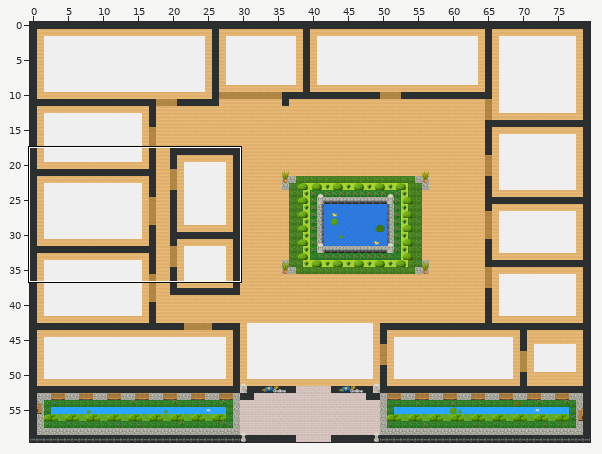
A Tiled map (JSON) gets an edit: maps/ar-office.tmj. The first picture is a wide view before the edit; the outline marks the close-up.
Close-up. First the earlier version:
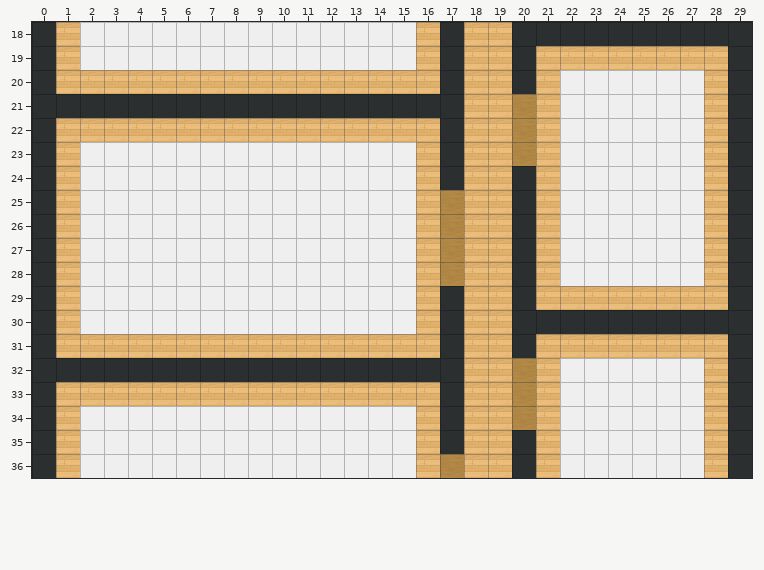
Cells are 32x32 px. Shown: x 0..29, y 18..36. The commit also changed other parts of the map, which this record leaves out.
And afterwards:
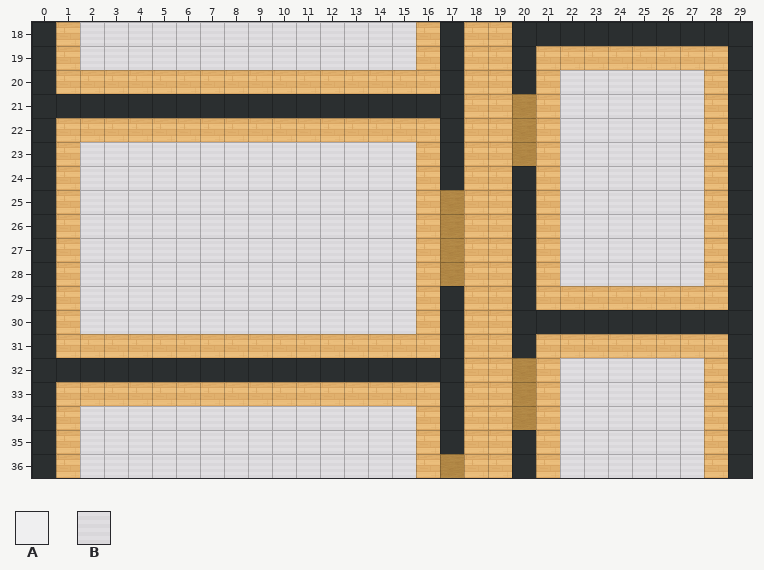
Key: from "WA_Room_Builder": A 276, B 358.
_ is an empty cell.
What changed:
{"where": "layer \"area interna/chao interno\""}
{"y":18,"x":2,"old":"AAAAAAAAAAAAAA","new":"BBBBBBBBBBBBBB"}
{"y":19,"x":2,"old":"AAAAAAAAAAAAAA","new":"BBBBBBBBBBBBBB"}
{"y":20,"x":22,"old":"AAAAAA","new":"BBBBBB"}
{"y":21,"x":22,"old":"AAAAAA","new":"BBBBBB"}
{"y":22,"x":22,"old":"AAAAAA","new":"BBBBBB"}
{"y":23,"x":2,"old":"AAAAAAAAAAAAAA","new":"BBBBBBBBBBBBBB"}
{"y":23,"x":22,"old":"AAAAAA","new":"BBBBBB"}
{"y":24,"x":2,"old":"AAAAAAAAAAAAAA","new":"BBBBBBBBBBBBBB"}
{"y":24,"x":22,"old":"AAAAAA","new":"BBBBBB"}
{"y":25,"x":2,"old":"AAAAAAAAAAAAAA","new":"BBBBBBBBBBBBBB"}
{"y":25,"x":22,"old":"AAAAAA","new":"BBBBBB"}
{"y":26,"x":2,"old":"AAAAAAAAAAAAAA","new":"BBBBBBBBBBBBBB"}
{"y":26,"x":22,"old":"AAAAAA","new":"BBBBBB"}
{"y":27,"x":2,"old":"AAAAAAAAAAAAAA","new":"BBBBBBBBBBBBBB"}
{"y":27,"x":22,"old":"AAAAAA","new":"BBBBBB"}
{"y":28,"x":2,"old":"AAAAAAAAAAAAAA","new":"BBBBBBBBBBBBBB"}
{"y":28,"x":22,"old":"AAAAAA","new":"BBBBBB"}
{"y":29,"x":2,"old":"AAAAAAAAAAAAAA","new":"BBBBBBBBBBBBBB"}
{"y":30,"x":2,"old":"AAAAAAAAAAAAAA","new":"BBBBBBBBBBBBBB"}
{"y":32,"x":22,"old":"AAAAAA","new":"BBBBBB"}
{"y":33,"x":22,"old":"AAAAAA","new":"BBBBBB"}
{"y":34,"x":2,"old":"AAAAAAAAAAAAAA","new":"BBBBBBBBBBBBBB"}
{"y":34,"x":22,"old":"AAAAAA","new":"BBBBBB"}
{"y":35,"x":2,"old":"AAAAAAAAAAAAAA","new":"BBBBBBBBBBBBBB"}
{"y":35,"x":22,"old":"AAAAAA","new":"BBBBBB"}
{"y":36,"x":2,"old":"AAAAAAAAAAAAAA","new":"BBBBBBBBBBBBBB"}
{"y":36,"x":22,"old":"AAAAAA","new":"BBBBBB"}
